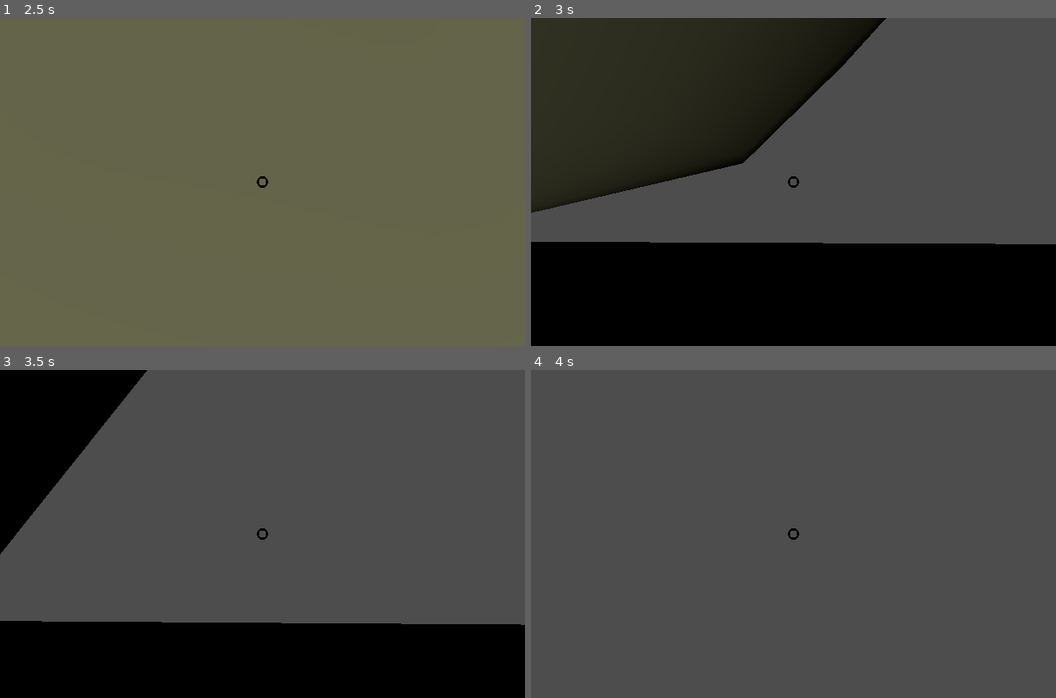
Above: before the commit, frames 1-4 (two rows, left to right).
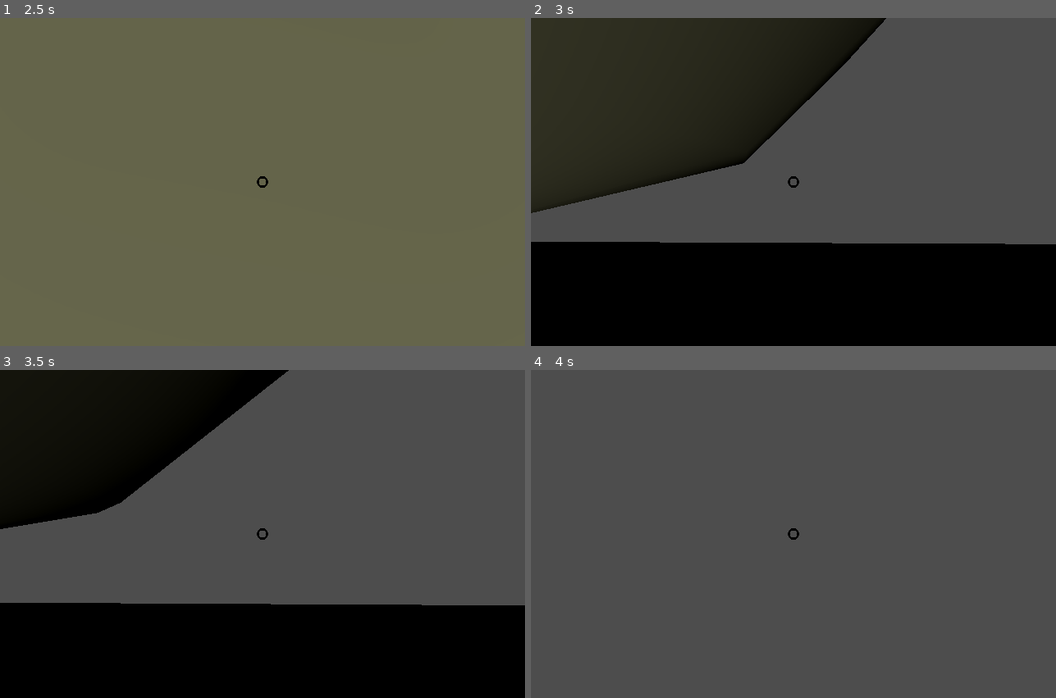
Above: after the commit, the same moments.

Repository: alt-romes/ggj24
Game: Godot game, scene res://Ragdoll.tscn
The game is run twice, just before and just after one commit, with the same random seed, the same clock (stepped at 60 frames per second) and the same inputs. Sound files missing from this copy of the repository are replaced by a short silence.
Inputs (mouse positions are in pixels of both pictures, inside the frame that each line leads up to):
- Up to frame 1 (2.5 s): move the mouse to (288, 182) at 0.52 s; hold W (Forward) from 0.53 s (still down); tap Space (Space) at 0.6, 2.1 s; click (288, 182) at 0.67 s; move the mouse to (236, 182) at 1.27 s; click (236, 182) at 1.35 s; move the mouse to (273, 175) at 2.02 s
- Up to frame 2 (3 s): keep holding W (Forward); move the mouse to (788, 188) at 2.77 s; click (788, 188) at 2.85 s
- Up to frame 3 (3.5 s): keep holding W (Forward)
- Up to frame 4 (4 s): keep holding W (Forward); move the mouse to (835, 537) at 3.52 s; tap Space (Space) at 3.6 s

Frame 1 is identical in both runs. In frame 2, less than 0.1% of the frame differs, in the area x 0-91%, y 1-69%; in frame 3, 15%, in the area x 0-100%, y 0-78%; in frame 4, nothing differs.

Commit message:
WIP

Diff:
--- a/Follower.gd
+++ b/Follower.gd
@@ -8,7 +8,8 @@
 var face_normal: Node3D
 var timeToFire: float
 
-@export var isHappy: bool = false
+var isHappy: bool = false
+var isUnhappy: bool = true
 
 
 @export var projetiles: Array[Node3D]
@@ -36,6 +37,7 @@
 		rotation.x = curr.x
 		rotation.z = curr.z
 		rotate_y(deg_to_rad(180))
+
 	if isHappy:
 		face_happy.visible = true
 		face_normal.visible = false
@@ -43,19 +45,27 @@
 		face_happy.visible = false
 		face_normal.visible = true
 
-	if timeToFire >= MAX_FIRE:
-		timeToFire = 0.0;
+	if randf() > 0.9:
+		isUnhappy = true
 
-		# chosen projetile
-		assert(projetiles.size() > 0)
-		var i = randi() % projetiles.size()
+	if isUnhappy:
+		var timer := Timer.new()
+		add_child(timer)
+		timer.wait_time = 2.0
+		timer.start()
+		timer.connect("timeout", _on_timer_timeout)
 
-		#if rand <= 0.333:
-		projetiles[i].position = projetileSpawns[i]
-		projetiles[i].rotation = Vector3.ZERO
-		projetiles[i].freeze = false
-		projetiles[i].visible = true
-		projetiles[i].apply_central_impulse(Vector3(0, 15, -20)*VEL)
-		projetiles[i].angular_velocity = Vector3(3, 0, 0)
-	else:
-		timeToFire += delta
+
+func _on_timer_timeout() -> void:
+	# chosen projetile
+	assert(projetiles.size() > 0)
+	var i = randi() % projetiles.size()
+
+	projetiles[i].position = projetileSpawns[i]
+	projetiles[i].rotation = Vector3.ZERO
+	projetiles[i].freeze = false
+	projetiles[i].visible = true
+	projetiles[i].apply_central_impulse(Vector3(0, 15, -20)*VEL)
+	projetiles[i].angular_velocity = Vector3(3, 0, 0)
+
+	isUnhappy = false
--- a/Follower.tscn
+++ b/Follower.tscn
@@ -39,3 +39,6 @@
 
 [node name="brick" parent="." instance=ExtResource("6_u7pmm")]
 transform = Transform3D(1, 0, 0, 0, 1, 0, 0, 0, 1, 0, 6.62258, 15.165)
+
+[node name="Timer" type="Timer" parent="."]
+wait_time = 2.0
